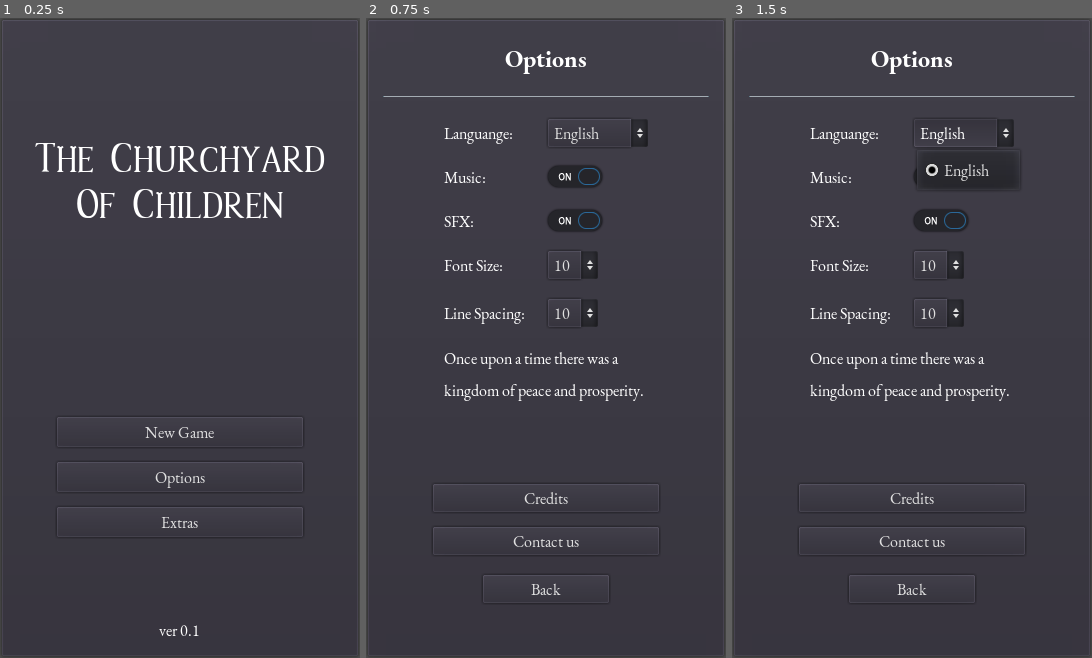
Above: before the commit, frames 1-3 (left to right).
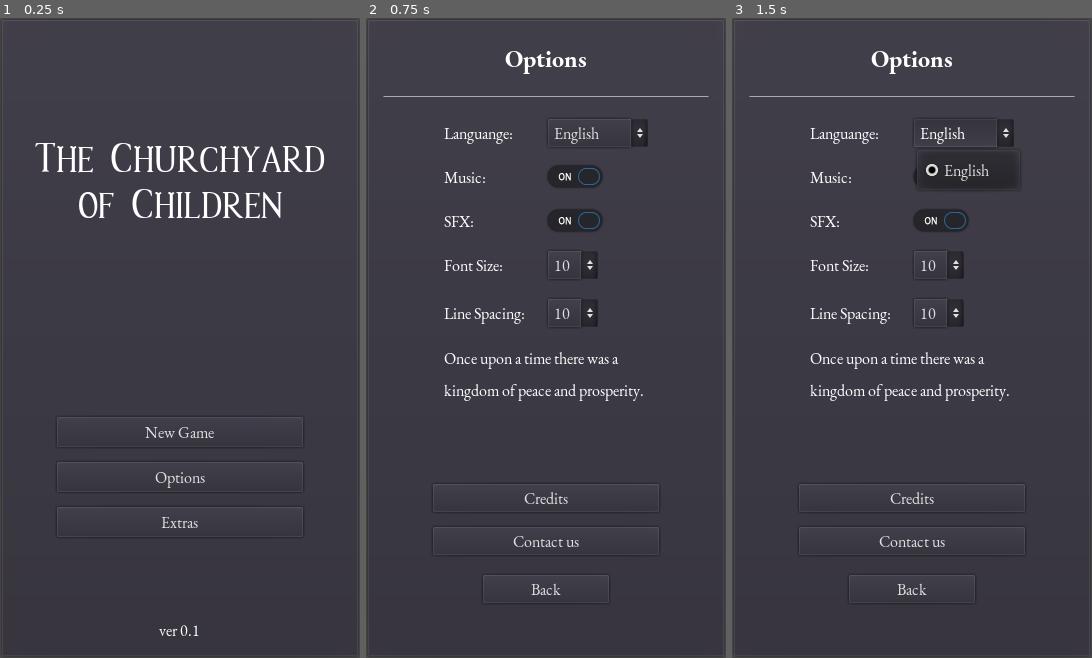
Above: after the commit, the same moments.

Repository: philipuriarte/A-Churchyard-of-Orphans
Game: Godot game, scene res://scenes/main.tscn
Two runs of this game, one before a commit and one after it. Both use one fixed random seed, a clock stepped at 60 frames per second and the inputs below.
Inputs:
- Up to frame 1 (0.25 s): no input
- Up to frame 2 (0.75 s): click "Options" at 0.5 s
- Up to frame 3 (1.5 s): click "English" at 1.25 s

The runs differ from the first frame. In frame 1, 0.7% of the frame differs, in the area x 21-79%, y 26-32%; in frame 2, nothing differs; in frame 3, nothing differs.

Commit message:
Adjust TitleText

Diff:
--- a/scenes/title_screen/title_screen.tscn
+++ b/scenes/title_screen/title_screen.tscn
@@ -39,7 +39,7 @@
 rect_min_size = Vector2( 0, 300 )
 size_flags_vertical = 1
 custom_fonts/font = ExtResource( 4 )
-text = "The Churchyard Of Children"
+text = "The Churchyard of Children"
 align = 1
 valign = 1
 autowrap = true
